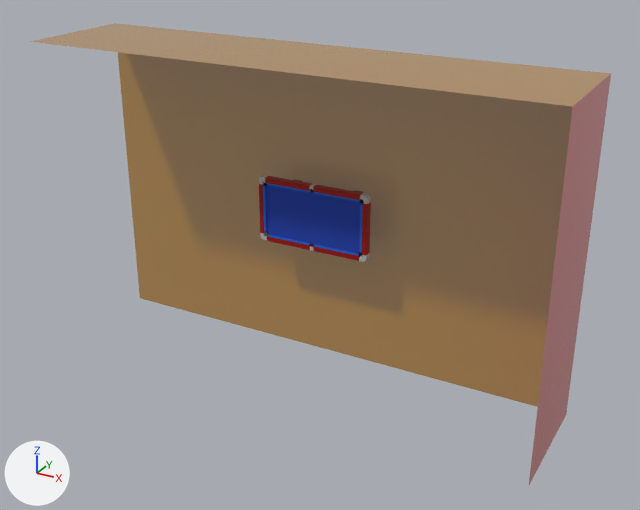
The glTF model dist/models/p8.gltf as it was, and as the next commit left it.
The view is the same before and after, from a 50 mm camera at (166.0, -294.0, 132.0) aimed at (10.0, -11.0, -10.0). Arrows for +X, +Y and +Z are at lower left; the lights stay in place. Where no turn or scale is listed for an object, it has been applied to the vertices.

Objects in the first picture: 'EndRail', 'FullCloth', 'Room', 'SideRail', 'northwall'.
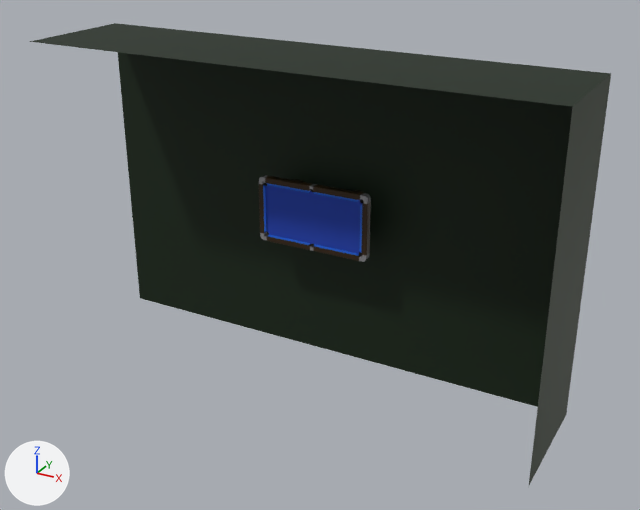
The change, as a list of edits to the scene's bpy script:
```text
Change mat_floor:
    remove mat_floor.emission_strength = 0.055
    mat_floor.base_color: (0.384, 0.177, 0.0) -> (0.000905, 0.0122, 0.0)  # yellow #a77500 -> black #031d00
    mat_floor.roughness: 0.0 -> 0.657
Change mat_wall1:
    mat_wall1.base_color: (0.581, 0.0211, 0.0291) -> (0.00695, 0.022, 0.0)  # red #c92830 -> black #142900
Change mat_material:
    mat_material.base_color: (0.326, 0.00179, 0.0) -> (0.0311, 0.0126, 0.0)  # red #9b0600 -> brown #311d00
```

Location of each change, [x1, y1, x2, y2] in pixels of the pictures (640 x 510 px):
'Room', recoloured, surface changed (brown to black)
    both: [30, 23, 611, 407]
'northwall', recoloured (brown to grey)
    both: [529, 74, 611, 485]
'SideRail', recoloured (red to brown)
    both: [265, 176, 363, 261]
'EndRail', recoloured
    both: [259, 184, 371, 255]
'Legs', recoloured
    both: [294, 179, 364, 193]
